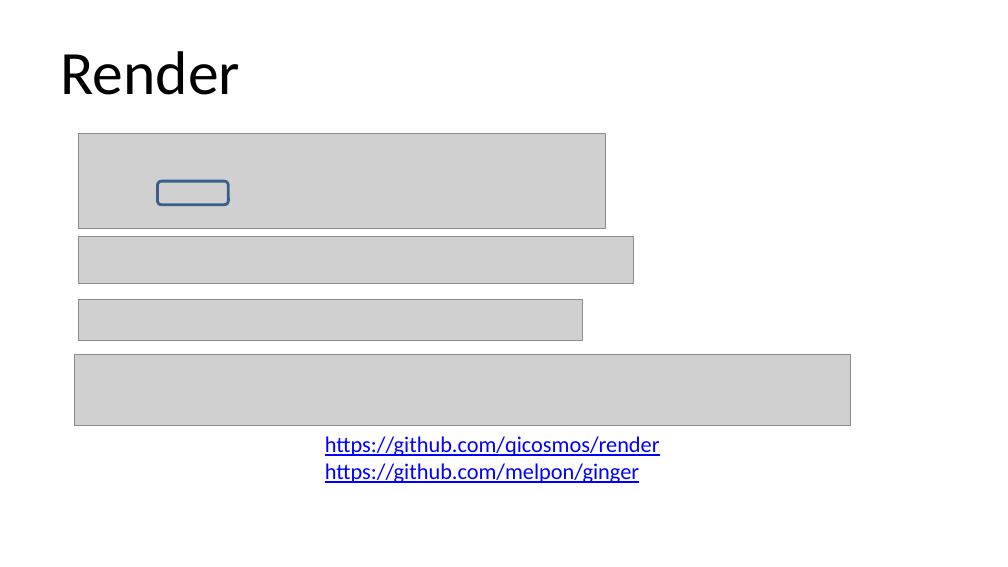
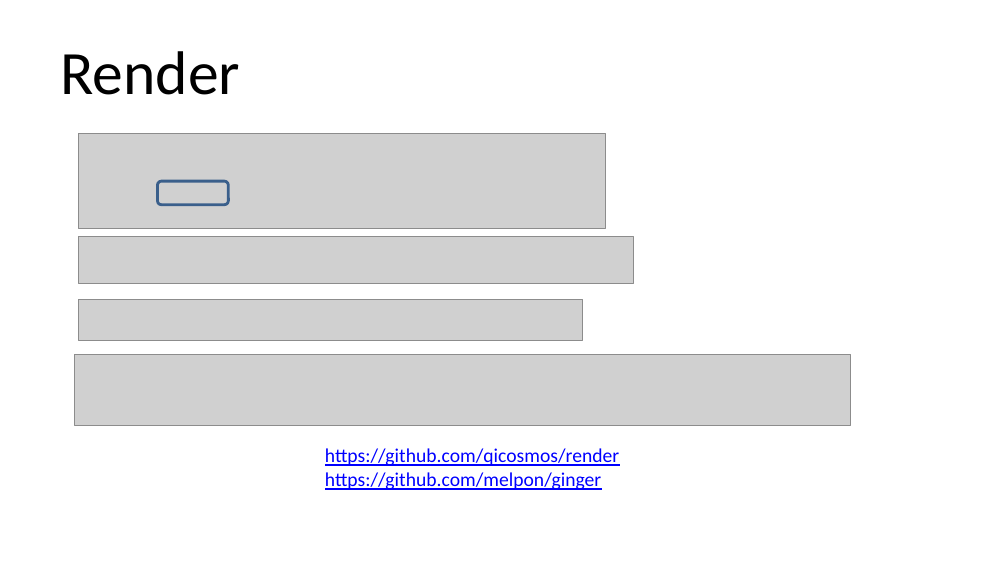
Before and after one commit to qicosmos/cppcon2018, a slide deck: slide 56 of cppcon2018.pptx (slide 55 before the commit). Drawn at 1008x567 pixels with LibreOffice and Linux fonts; fonts in the diff are those of the drawing; grey boxes stand for pictures. Boxes give left, top, right and bottom in pixels: in the first picture for what was removed or moved away, otherwise in the second. Text is boxed around its words. In the diff, an @@ line names an element or a change of style, - is before the commit and + after.

```diff
--- a/cppcon2018.pptx
+++ b/cppcon2018.pptx
@@ text "https://github.com/qicosmos/render": place and size @@
-text "https://github.com/qicosmos/render" at [325,436,660,483]
+text "https://github.com/qicosmos/render" at [325,448,619,490]
@@ text "https://github.com/qicosmos/render" at [325,448,619,490]: size 16 to 14 pt @@
```
Also in this commit, not shown: 1 other slide changed, 3 slides added, 2 slides removed.
